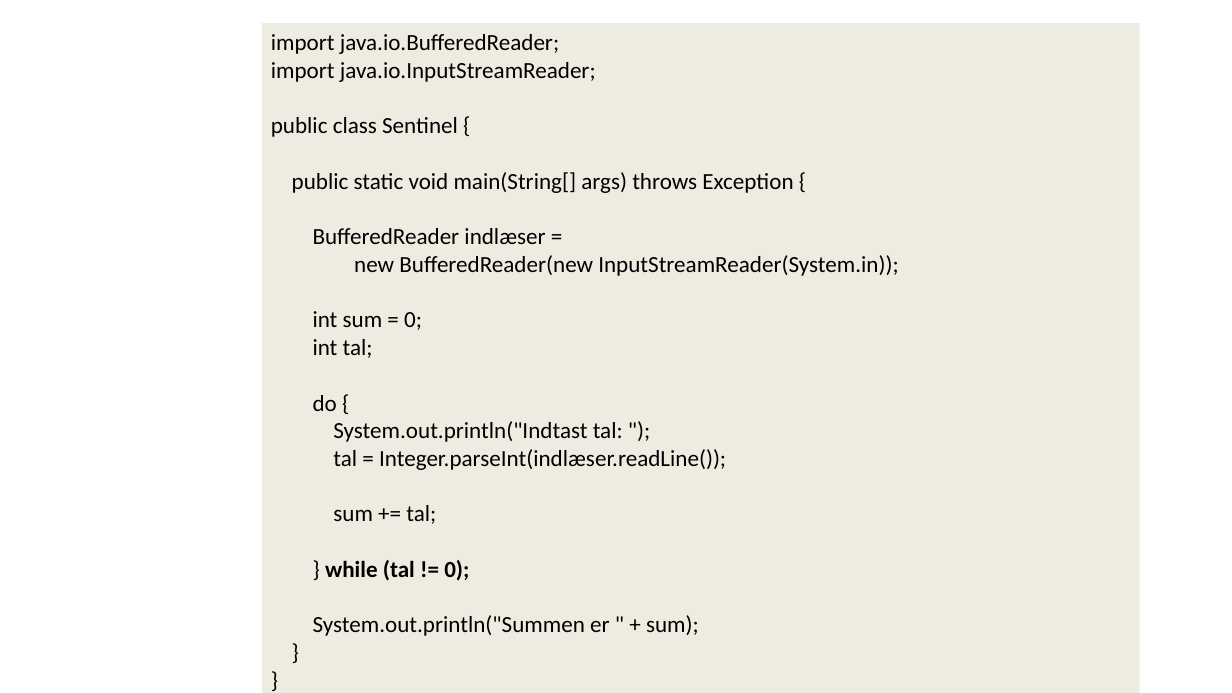
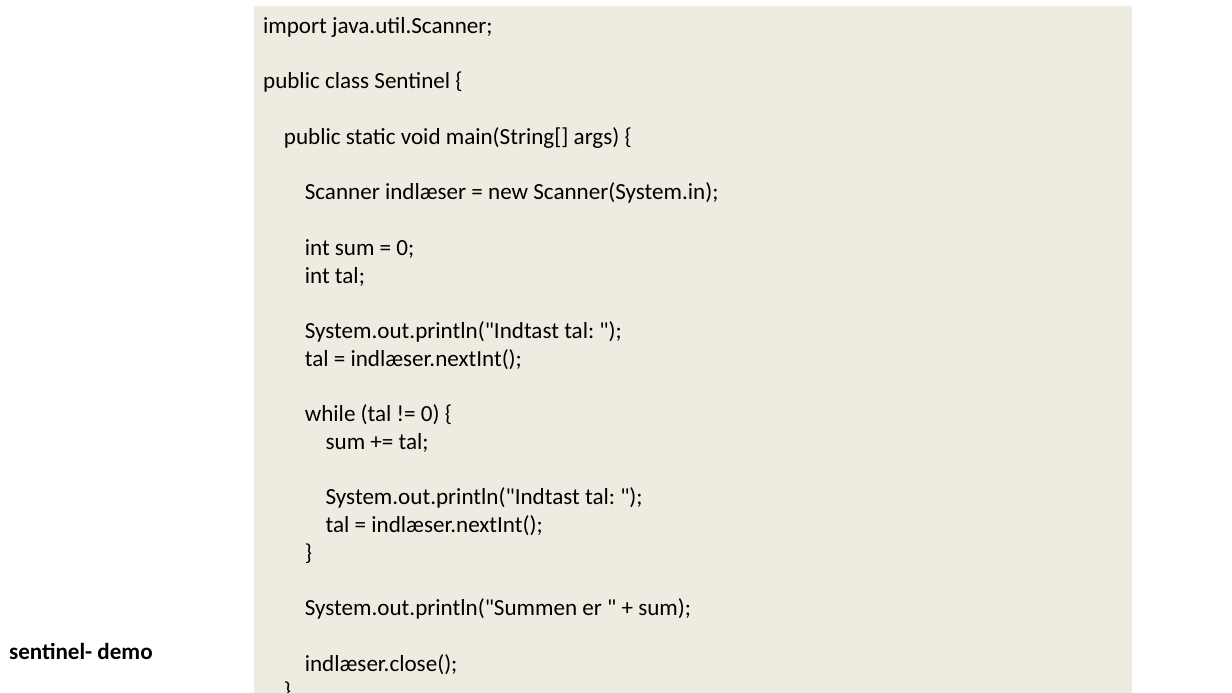
Before and after one commit to xiaoleibi/DMU26, a slide deck: slide 23 of ppt/uge39Loops_part1.pptx (slide 25 before the commit). Drawn at 1232x693 pixels with LibreOffice and Linux fonts; fonts in the diff are those of the drawing. Boxes give left, top, right and bottom in pixels: in the first picture for what was removed or moved away, otherwise in the second. Text is boxed around its words. In the diff, an @@ line names an element or a change of style, - is before the commit and + after.

```diff
--- a/ppt/uge39Loops_part1.pptx
+++ b/ppt/uge39Loops_part1.pptx
@@ rectangle "import java.util.Scanner;": place and size @@
-rectangle "import java.util.Scanner;" at [262,23,1140,693]
+rectangle "import java.util.Scanner;" at [254,6,1132,693]
@@ text in rectangle at [263,17,492,37]: text changed @@
-import java.io.BufferedReader;
-import java.io.InputStreamReader;
+import java.util.Scanner;
@@ text in rectangle at [284,127,718,203]: text changed @@
-public static void main(String[] args) throws Exception {
-BufferedReader indlæser =
-new BufferedReader(new InputStreamReader(System.in));
+public static void main(String[] args) {
+Scanner indlæser = new Scanner(System.in);
@@ text in rectangle at [305,349,522,424]: text changed @@
-tal = Integer.parseInt(indlæser.readLine());
+tal = indlæser.nextInt();
+while (tal != 0) {
@@ text in rectangle at [313,395,337,411]: paragraph removed @@
-do {
@@ text in rectangle at [326,487,615,535]: text changed; bold off @@
-} while (tal != 0);
+System.out.println("Indtast tal: ");
+tal = indlæser.nextInt();
+}
@@ text added at [9,642,152,659], 18 pt, text #000000, bold @@
+sentinel- demo
@@ text in rectangle at [305,654,458,674]: paragraph added @@
+indlæser.close();
```
Also in this commit, not shown: 5 other slides changed, 1 slide added.
